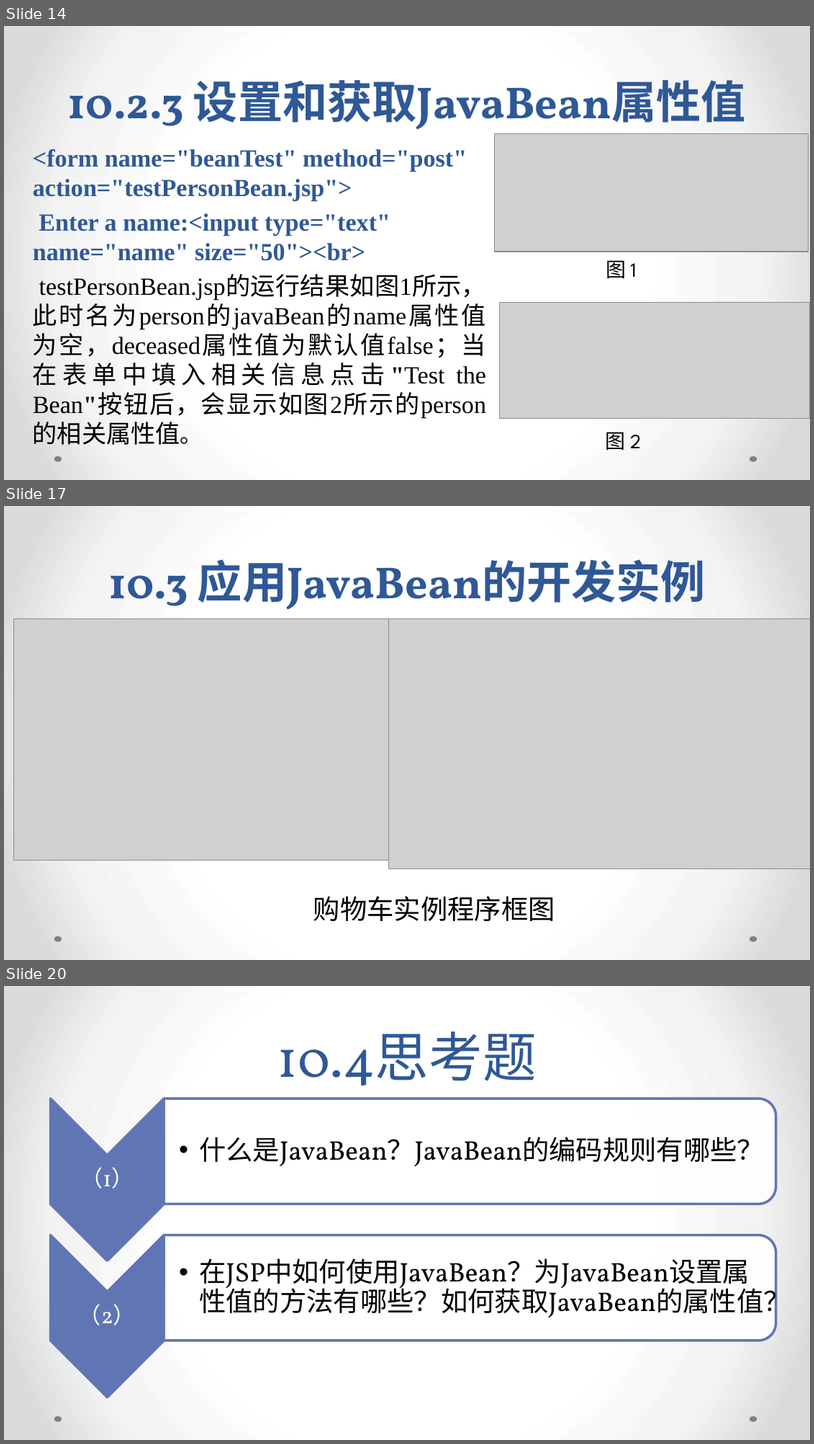
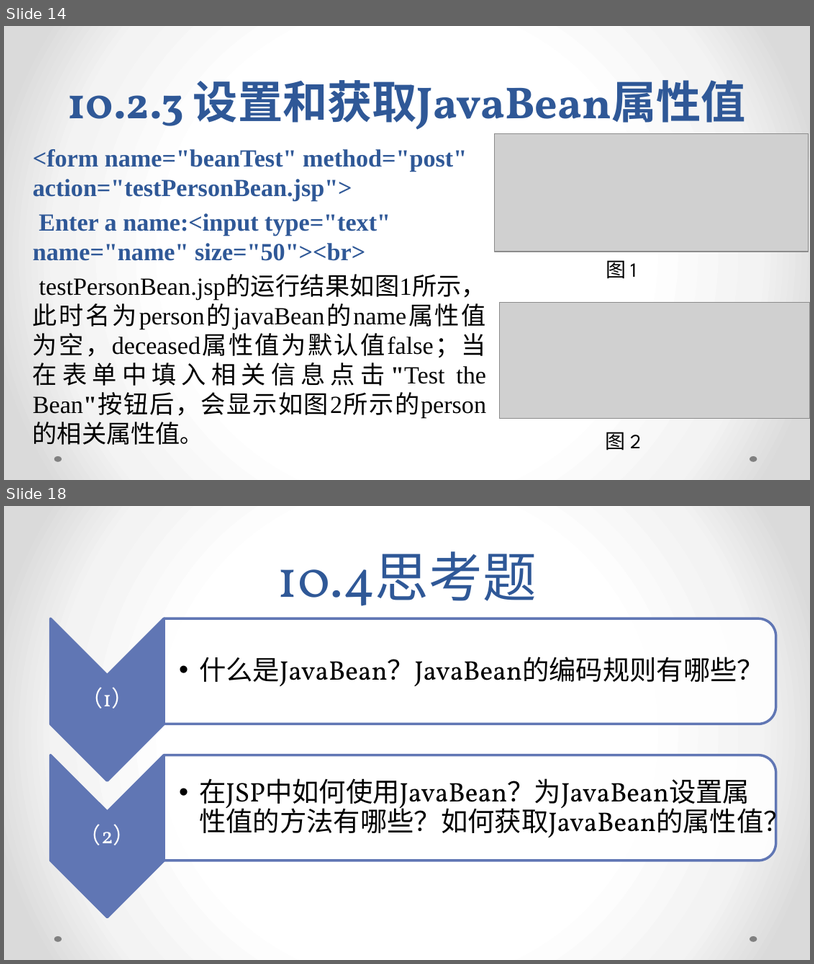
Before and after one commit to xdwenhaoyu/WEB_JSP, a slide deck: JSP PPT/第10章 应用JavaBean技术.pptx. Shown one above the other, each under a label of ours: slides 14, 17 and 20 before the commit, slides 14 and 18 after it; the slides between them are not shown. The pictures are 814x1444 and 814x964 pixels, drawn with LibreOffice and Linux fonts; fonts in the diff are those of the drawing; grey boxes stand for pictures. Boxes give left, top, right and bottom in pixels: in the first picture for what was removed or moved away, otherwise in the second. Text is boxed around its words. In the diff, an @@ line names an element or a change of style, - is before the commit and + after.

```diff
--- a/JSP PPT/第10章 应用JavaBean技术.pptx
+++ b/JSP PPT/第10章 应用JavaBean技术.pptx
@@ slide 17 removed at [4, 506, 810, 960], background gradient #FFFFFF to #F4F4F4 to #DADADA; not listed: 2 template elements that a slide beside it also shows @@
@@ title removed at [108, 559, 706, 619] @@
-10.3 应用JavaBean的开发实例
@@ picture removed at [13, 619, 421, 860] @@
@@ picture removed at [388, 619, 810, 869] @@
@@ text removed at [314, 896, 556, 921] @@
-购物车实例程序框图
@@ what was slide 20 is now slide 18 @@
```
Also in this commit, not shown: 3 slides added, 4 other slides removed, 8 other files.
